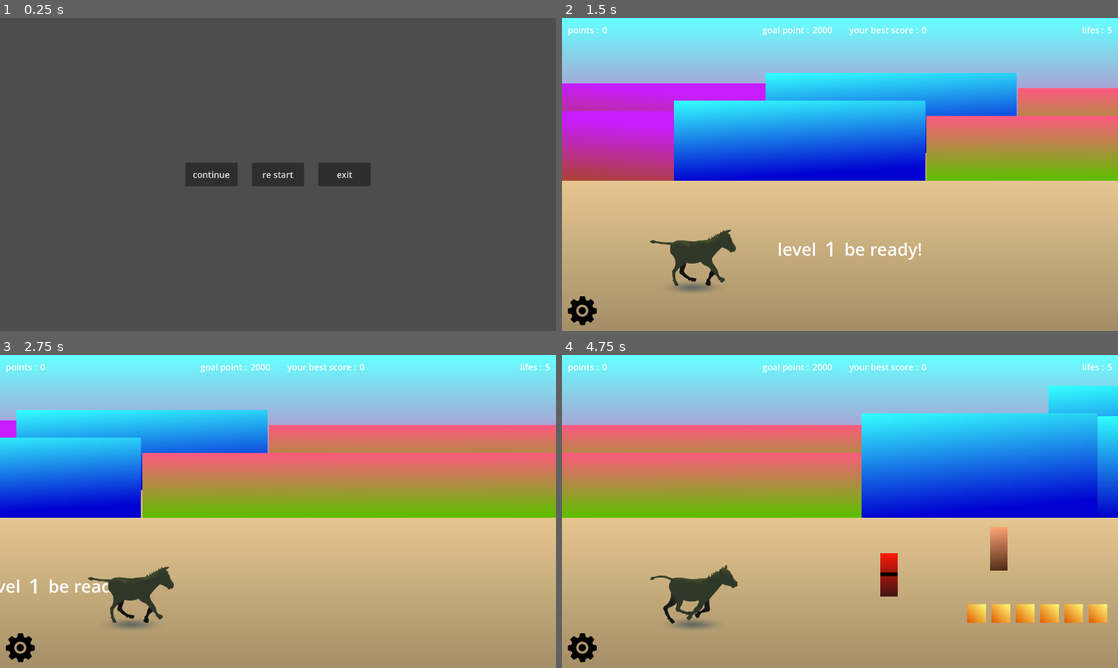
Above: before the commit, frames 1-4 (two rows, left to right).
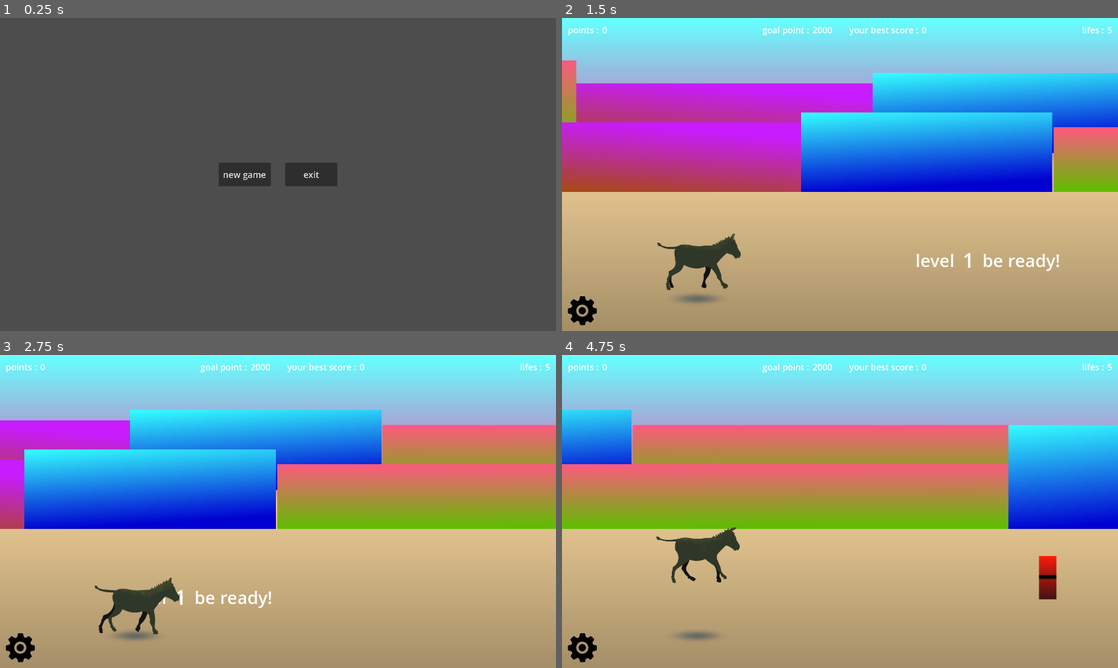
Above: after the commit, the same moments.

Repository: saeed-latifi/runner
Game: Godot game, scene res://scenes/main.tscn
Two runs of this game, one before a commit and one after it. Both use one fixed random seed, a clock stepped at 60 frames per second and the inputs below.
Inputs (mouse positions are in pixels of both pictures, inside the frame that each line leads up to):
- Up to frame 1 (0.25 s): no input
- Up to frame 2 (1.5 s): click "re start" (after the commit: "new game") at 0.5 s; click (1017, 274) at 1.25 s, where only the run after the commit has a clickable "lets go"
- Up to frame 3 (2.75 s): tap Enter (ui_accept) at 2 s; move the mouse to (400, 495) at 2.02 s; hold W (go_up) from 2.03 s (still down); tap Space (jump) at 2.1, 2.27, 2.57 s; click (400, 495) at 2.17 s
- Up to frame 4 (4.75 s): release W (go_up) at 2.75 s; drag from (728, 527) to (701, 596) at 2.77 s; move the mouse to (895, 442) at 3.52 s; hold S (go_down) 3.53-4.25 s; tap Space (jump) at 3.6 s; drag from (812, 574) to (1079, 614) at 4.27 s

The runs differ from the first frame. In frame 1, 1.5% of the frame differs, in the area x 33-67%, y 46-54%; in frame 2, 31%; in frame 3, 33%; in frame 4, 37%, in the area x 0-100%, y 9-92%.

Commit message:
fix toch actions

Diff:
--- /dev/null
+++ b/component/ui/guid.tscn
@@ -0,0 +1,43 @@
+[gd_scene load_steps=3 format=3 uid="uid://pqm8v1vty1hj"]
+
+[ext_resource type="Script" path="res://scripts/guid.gd" id="1_3so4q"]
+[ext_resource type="Texture2D" uid="uid://cpl2dnpolofgy" path="res://assets/graphics/guid.png" id="2_0qek6"]
+
+[node name="guid" type="CanvasLayer"]
+process_mode = 3
+script = ExtResource("1_3so4q")
+
+[node name="TextureRect2" type="ColorRect" parent="."]
+anchors_preset = 15
+anchor_right = 1.0
+anchor_bottom = 1.0
+grow_horizontal = 2
+grow_vertical = 2
+color = Color(0.145098, 0.145098, 0.145098, 0.560784)
+
+[node name="TextureRect" type="TextureRect" parent="."]
+anchors_preset = 15
+anchor_right = 1.0
+anchor_bottom = 1.0
+grow_horizontal = 2
+grow_vertical = 2
+texture = ExtResource("2_0qek6")
+
+[node name="Button" type="Button" parent="."]
+anchors_preset = 3
+anchor_left = 1.0
+anchor_top = 1.0
+anchor_right = 1.0
+anchor_bottom = 1.0
+offset_left = -508.0
+offset_top = -262.0
+offset_right = -184.0
+offset_bottom = -130.0
+grow_horizontal = 0
+grow_vertical = 0
+theme_override_colors/font_color = Color(1, 0.882353, 0, 1)
+theme_override_constants/outline_size = 0
+theme_override_font_sizes/font_size = 50
+text = "lets go"
+
+[connection signal="pressed" from="Button" to="." method="_on_button_pressed"]
--- a/scenes/levels/first_level.tscn
+++ b/scenes/levels/first_level.tscn
@@ -33,10 +33,10 @@
 process_mode = 3
 script = ExtResource("1_uvert")
 
-[node name="CanvasLayer" type="CanvasLayer" parent="."]
+[node name="bg color" type="CanvasLayer" parent="."]
 layer = -1
 
-[node name="TextureRect" type="TextureRect" parent="CanvasLayer"]
+[node name="TextureRect" type="TextureRect" parent="bg color"]
 anchors_preset = 15
 anchor_right = 1.0
 anchor_bottom = 1.0
@@ -62,7 +62,7 @@
 position = Vector2(-4793, 0)
 
 [node name="back_ground_line" parent="." instance=ExtResource("3_jj87q")]
-position = Vector2(375, 561)
+position = Vector2(375, 601)
 speed_multiplier = 0.95
 first_spawn_position = 4090
 tile_box = ExtResource("4_7bya2")
@@ -77,12 +77,12 @@
 position = Vector2(-4793, 0)
 
 [node name="obstacle_line" parent="." instance=ExtResource("1_x4ghp")]
-position = Vector2(-80, 924)
+position = Vector2(-66, 963)
 obstacles = Array[PackedScene]([ExtResource("2_dy7q6"), ExtResource("3_62miu"), ExtResource("4_bhmdk")])
 coin = ExtResource("7_fjr2x")
 
 [node name="floor" parent="." instance=ExtResource("4_02hy8")]
-position = Vector2(690, 923)
+position = Vector2(704, 962)
 
 [node name="character" parent="floor" instance=ExtResource("3_6hqup")]
 position = Vector2(-234, -70)
--- a/scenes/main.tscn
+++ b/scenes/main.tscn
@@ -34,24 +34,24 @@
 theme_override_constants/separation = 50
 alignment = 1
 
-[node name="start" type="Button" parent="BoxContainer/VBoxContainer/HBoxContainer"]
+[node name="new_game" type="Button" parent="BoxContainer/VBoxContainer/HBoxContainer"]
+custom_minimum_size = Vector2(180, 80)
+layout_mode = 2
+theme_override_font_sizes/font_size = 30
+text = "new game"
+
+[node name="continue" type="Button" parent="BoxContainer/VBoxContainer/HBoxContainer"]
 custom_minimum_size = Vector2(180, 80)
 layout_mode = 2
 theme_override_font_sizes/font_size = 30
 text = "continue"
 
-[node name="re_start" type="Button" parent="BoxContainer/VBoxContainer/HBoxContainer"]
-custom_minimum_size = Vector2(180, 50)
-layout_mode = 2
-theme_override_font_sizes/font_size = 30
-text = "re start"
-
 [node name="exit" type="Button" parent="BoxContainer/VBoxContainer/HBoxContainer"]
-custom_minimum_size = Vector2(180, 50)
+custom_minimum_size = Vector2(180, 80)
 layout_mode = 2
 theme_override_font_sizes/font_size = 30
 text = "exit"
 
-[connection signal="pressed" from="BoxContainer/VBoxContainer/HBoxContainer/start" to="." method="_on_start_pressed"]
-[connection signal="pressed" from="BoxContainer/VBoxContainer/HBoxContainer/re_start" to="." method="_on_re_start_pressed"]
+[connection signal="pressed" from="BoxContainer/VBoxContainer/HBoxContainer/new_game" to="." method="_on_re_start_pressed"]
+[connection signal="pressed" from="BoxContainer/VBoxContainer/HBoxContainer/continue" to="." method="_on_start_pressed"]
 [connection signal="pressed" from="BoxContainer/VBoxContainer/HBoxContainer/exit" to="." method="_on_exit_pressed"]
--- a/scripts/floor.gd
+++ b/scripts/floor.gd
@@ -34,9 +34,12 @@
 
 	if (event is InputEventScreenDrag) and (not event.is_pressed()) and is_running and is_idle:
 		var swipe = event.relative
-		print(swipe)
-		if   swipe.y < - SceneInfo.SLIDE_SENSITIVITY  : target_posotion = SceneInfo.on_go_up(position.y)
-		elif swipe.y >   SceneInfo.SLIDE_SENSITIVITY  : target_posotion = SceneInfo.on_go_down(position.y)
+		if abs(swipe.y) > abs(swipe.x):
+			print(swipe)
+			if   swipe.y < - SceneInfo.SLIDE_SENSITIVITY  : target_posotion = SceneInfo.on_go_up(position.y)
+			elif swipe.y >   SceneInfo.SLIDE_SENSITIVITY  : target_posotion = SceneInfo.on_go_down(position.y)
+		elif swipe.x > SceneInfo.SLIDE_SENSITIVITY:
+			emit_signal("on_jump")
 
 	elif (event is InputEventScreenTouch):
 		if event.is_double_tap():
--- /dev/null
+++ b/scripts/guid.gd
@@ -0,0 +1,13 @@
+extends CanvasLayer
+
+const first_level = "res://scenes/levels/first_level.tscn"
+
+func _ready():
+	print(SceneInfo.game_progress)
+
+func _on_button_pressed():
+	SceneInfo.game_progress = SceneInfo.DEFAULT_GAME_PROGRESS
+	SceneInfo.save_progress()
+	SceneInfo.load_progress()
+	print(SceneInfo.game_progress)
+	get_tree().change_scene_to_file(first_level)
--- /dev/null
+++ b/scripts/help_screen.gd
@@ -0,0 +1,8 @@
+extends CanvasLayer
+
+const first_level = "res://scenes/levels/first_level.tscn"
+
+func _on_button_pressed():
+	SceneInfo.game_progress.guide_viewed = true
+
+	SceneInfo.save_progress()
--- a/scripts/main_menu.gd
+++ b/scripts/main_menu.gd
@@ -1,23 +1,29 @@
 extends Node
 
-@onready var game_progress = SceneInfo.game_progress
+@onready var game_progress   = SceneInfo.game_progress
+@onready var continue_button = $BoxContainer/VBoxContainer/HBoxContainer/continue
 
 const first_level = "res://scenes/levels/first_level.tscn"
+const guid_scene  = "res://component/ui/guid.tscn"
+
 
 func _ready():
 	SceneInfo.on_new_scene()
+	if SceneInfo.game_progress.guide_viewed:
+		continue_button.visible = true
+	else:
+		continue_button.visible =false
 
 
 func _on_start_pressed():
-	get_tree().change_scene_to_file(first_level)
-
+	if SceneInfo.game_progress.guide_viewed:
+		get_tree().change_scene_to_file(first_level)
+	else:
+		get_tree().change_scene_to_file(guid_scene)
 
 func _on_exit_pressed():
 	get_tree().quit()
 
 
 func _on_re_start_pressed():
-	SceneInfo.game_progress = SceneInfo.DEFAULT_GAME_PROGRESS
-	SceneInfo.save_progress()
-	SceneInfo.load_progress()
-	get_tree().change_scene_to_file(first_level)
+	get_tree().change_scene_to_file(guid_scene)
--- a/scripts/scene_info.gd
+++ b/scripts/scene_info.gd
@@ -22,7 +22,7 @@
 
 #platform states
 const PLATFORM_CHANGE_SPEED := 15
-const PLATFORM_CHANGE_RATIO := 90
+const PLATFORM_CHANGE_RATIO := 120
 enum  platform_lines { bottom, middle, top }
 enum  platform_states {idle, go_up, go_doown}
 var   platform_state = platform_states.idle
@@ -45,7 +45,15 @@
 const DEFAULT_GAME_PROGRESS = {
 	"level": 1,
 	"best_score": 0,
+	"guide_viewed": true,
 }
+
+const NEW_GAME_PROGRESS = {
+	"level": 1,
+	"best_score": 0,
+	"guide_viewed": false,
+}
+
 var game_progress: Dictionary
 
 
@@ -89,7 +97,7 @@
 
 func load_progress() -> void:
 	if not FileAccess.file_exists(SAVED_GAME_PROGRESS_FILE_PATH):
-		game_progress = DEFAULT_GAME_PROGRESS
+		game_progress = NEW_GAME_PROGRESS
 		save_progress()
 
 	var progress_file =  FileAccess.open(SAVED_GAME_PROGRESS_FILE_PATH,FileAccess.READ)
Binary file added: assets/graphics/guid.png
Not shown, added: assets/graphics/guid.png.import
